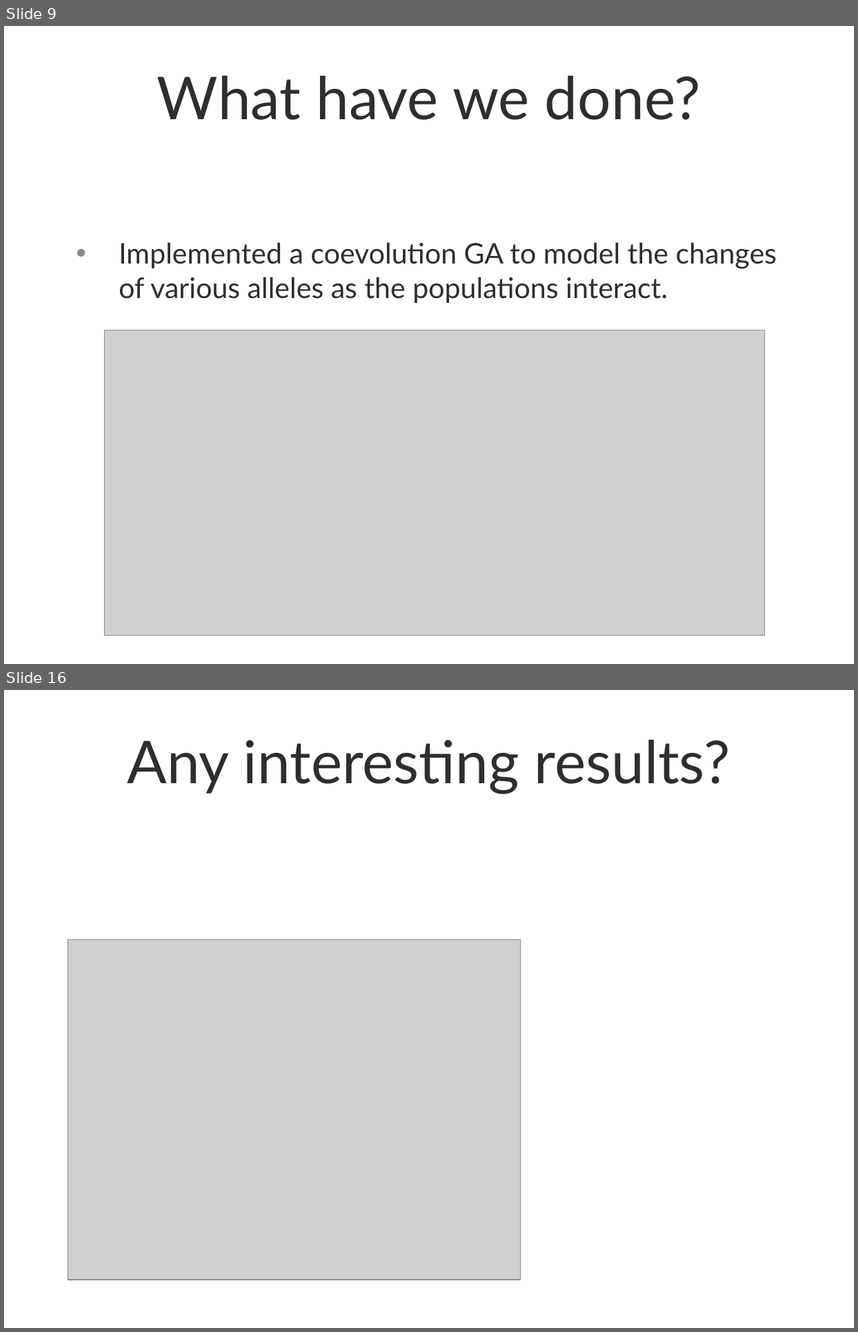
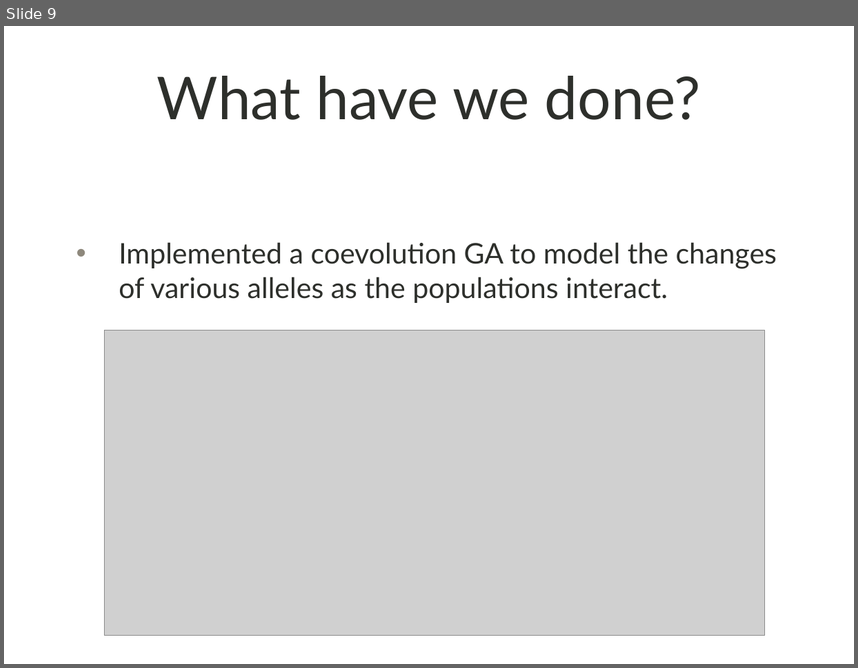
Before and after one commit to shankl/EvoComp_FinalProject, a slide deck: presentation.pptx. Shown one above the other, each under a label of ours: slides 9 and 16 before the commit, slide 9 after it; the slides between them are not shown. The pictures are 858x1332 and 858x668 pixels, drawn with LibreOffice and Linux fonts; fonts in the diff are those of the drawing; grey boxes stand for pictures; background and template pictures are left out. Boxes give left, top, right and bottom in pixels: in the first picture for what was removed or moved away, otherwise in the second. Text is boxed around its words. In the diff, an @@ line names an element or a change of style, - is before the commit and + after.

```diff
--- a/presentation.pptx
+++ b/presentation.pptx
@@ slide 16 removed at box(4, 690, 854, 1328), background picture (left out) @@
@@ title removed at box(127, 740, 731, 794) @@
-Any interesting results?
@@ picture removed at box(67, 939, 521, 1279) @@
```
Also in this commit, not shown: 7 slides changed, 1 slide added, 23 other files.
